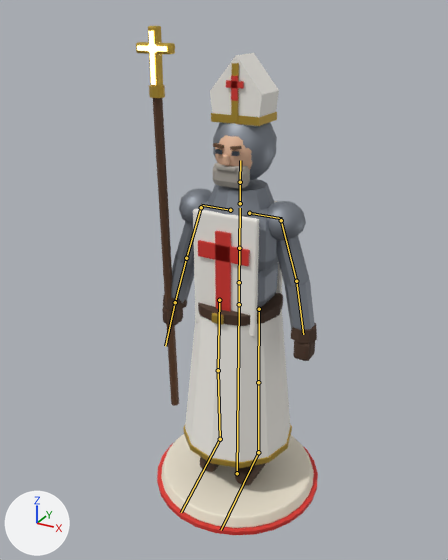
An edit to the FBX model art/export/Knights_Bishop.fbx, drawn before and after from the same camera.
Before and after are seen from a 50 mm camera at (1.27, -2.47, 2.41) aimed at (-0.04, -0.09, 1.22). Arrows for +X, +Y and +Z are at lower left; the lights stay in place. The older version comes first. The bones that change, and the others that lie on the model, are drawn over the model as lines.

Objects in the first picture: 'Knights_Bishop_Mesh'.
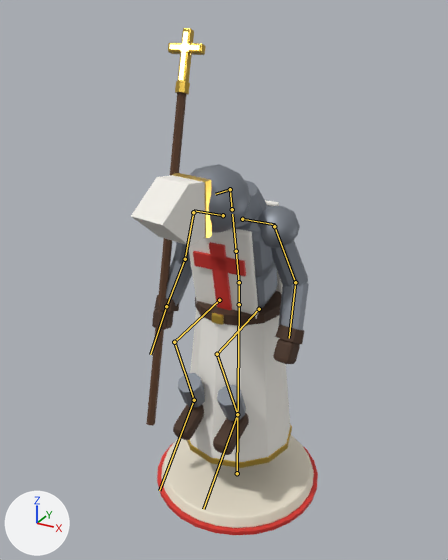
The newer file adds an action. The first version stands in its rest pose; the second is drawn at frame 25 of the action 'Knights_Bishop|Behead'.

The change in detail:
Bone 'spine' (bone_spine) turns from (0, 0, 0) to (11, 0, 0) degrees about its own x, y and z.
Bone 'head' (bone_head) moves from (0.0, 0.0, 0.0) to (0.474, -1.236, -0.442).
Bone 'head' (bone_head) turns from (0, 0, 0) to (100, -12, -90) degrees about its own x, y and z.
Bone 'forearm.L' (bone_forearm_l) turns from (0, 0, 0) to (40, 0, 0) degrees about its own x, y and z.
Bone 'forearm.R' (bone_forearm_r) turns from (0, 0, 0) to (30, 0, 0) degrees about its own x, y and z.
Bone 'thigh.L' (bone_thigh_l) turns from (0, 0, 0) to (85, 0, 0) degrees about its own x, y and z.
Bone 'shin.L' (bone_shin_l) turns from (0, 0, 0) to (-105, 0, 0) degrees about its own x, y and z.
Bone 'thigh.R' (bone_thigh_r) turns from (0, 0, 0) to (85, 0, 0) degrees about its own x, y and z.
Bone 'shin.R' (bone_shin_r) turns from (0, 0, 0) to (-105, 0, 0) degrees about its own x, y and z.

Where the change shows, as pixel boxes [x1, y1, x2, y2] in the pictures (448 x 560 px):
'Knights_Bishop_Mesh', posed
    before: [136, 26, 318, 535]
    after: [131, 28, 318, 535]
bone 'spine', root to tip
    before: (239, 282) to (239, 248)
    after: (239, 282) to (236, 251)
bone 'head', root to tip
    before: (240, 182) to (240, 160)
    after: (230, 189) to (215, 194)
bone 'forearm.L', root to tip
    before: (296, 281) to (303, 334)
    after: (295, 282) to (289, 338)
bone 'forearm.R', root to tip
    before: (186, 258) to (175, 302)
    after: (185, 259) to (166, 306)
bone 'thigh.L', root to tip
    before: (259, 309) to (258, 382)
    after: (259, 309) to (217, 354)
bone 'shin.L', root to tip
    before: (258, 382) to (258, 452)
    after: (217, 354) to (237, 414)
bone 'thigh.R', root to tip
    before: (219, 300) to (218, 370)
    after: (219, 300) to (174, 342)
bone 'shin.R', root to tip
    before: (218, 370) to (220, 439)
    after: (174, 342) to (194, 400)
